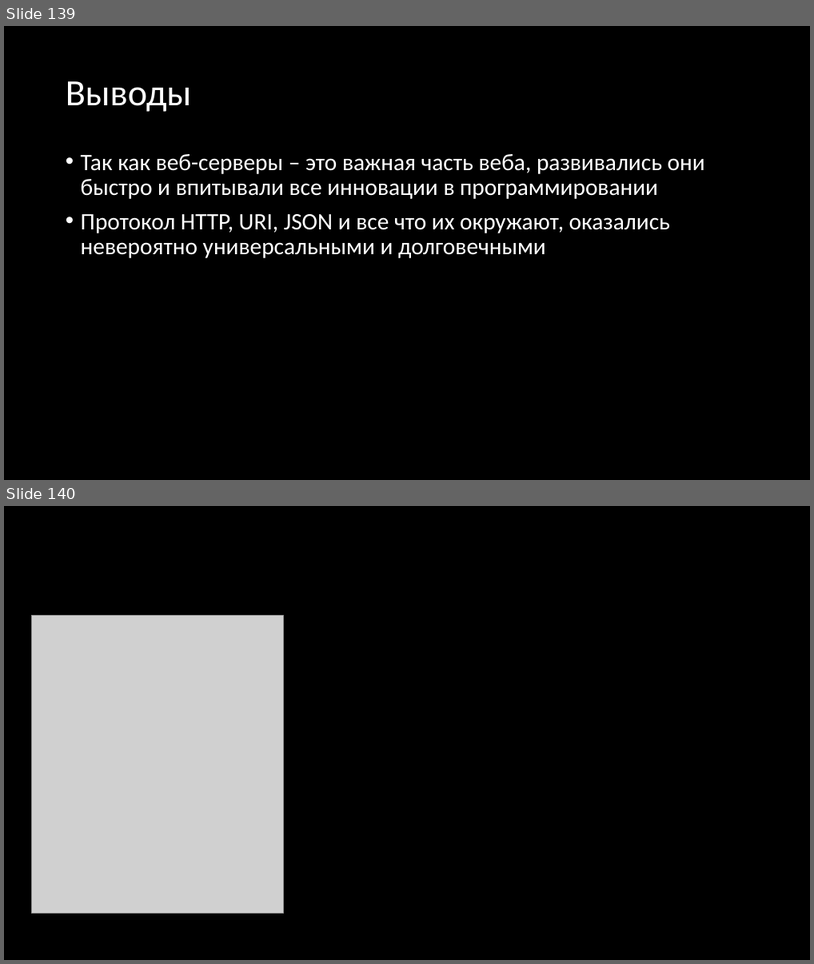
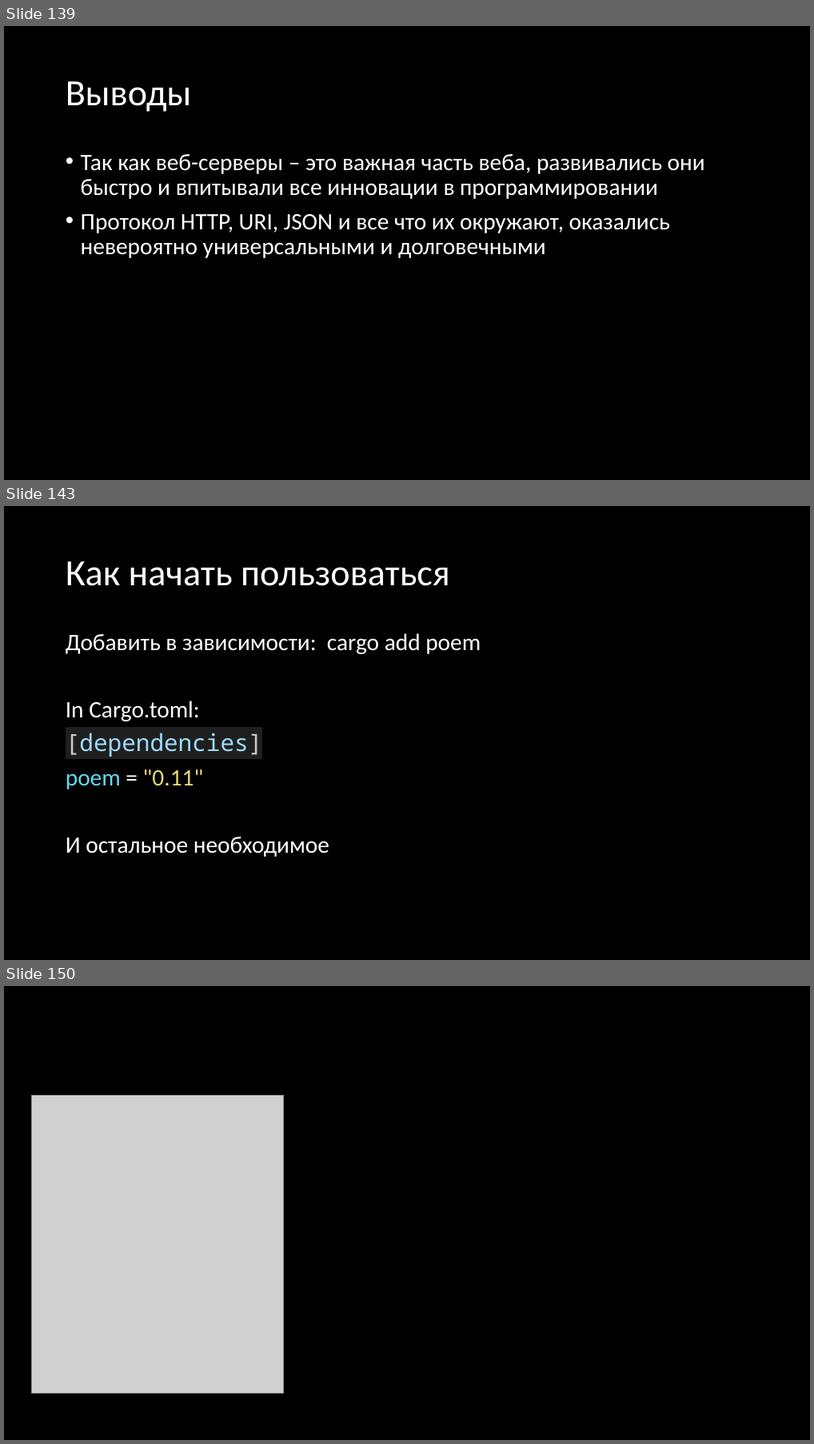
Before and after one commit to Gordon01/learn-rust, a slide deck: keynotes/Rust 2024.pptx. Shown one above the other, each under a label of ours: slides 139 and 140 before the commit, slides 139, 143 and 150 after it; the slides between them are not shown. The pictures are 814x964 and 814x1444 pixels, drawn with LibreOffice and Linux fonts; fonts in the diff are those of the drawing; grey boxes stand for pictures. Boxes give left, top, right and bottom in pixels: in the first picture for what was removed or moved away, otherwise in the second. Text is boxed around its words. In the diff, an @@ line names an element or a change of style, - is before the commit and + after.

Commit message:
Добавить слайды про poem Co-authored-by: maustyuzhanina <maustyuzhanina@noreply.gitverse.ru> Co-committed-by: maustyuzhanina <maustyuzhanina@noreply.gitverse.ru>

```diff
--- a/keynotes/Rust 2024.pptx
+++ b/keynotes/Rust 2024.pptx
@@ slide 143 added at [4,506,810,960], background #000000 @@
@@ title added at [66,561,450,586], 44 pt, text #FFFFFF @@
+Как начать пользоваться
@@ text added at [66,633,481,856], 28 pt, text #FFFFFF @@
+Добавить в зависимости: cargo add poem
+In Cargo.toml:
+[dependencies]
+poem = "0.11"
+И остальное необходимое
@@ what was slide 140 is now slide 150 @@
```
Also in this commit, not shown: 1 slide changed, 9 other slides added.
